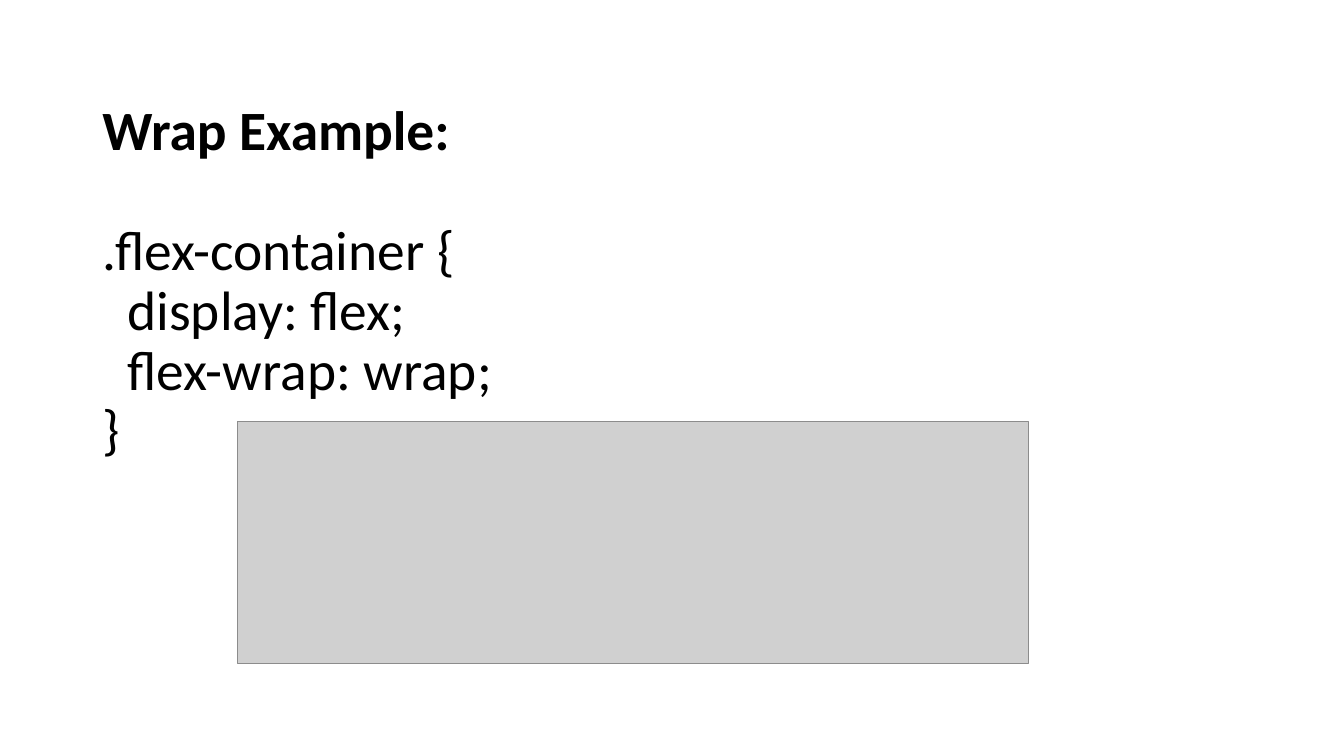
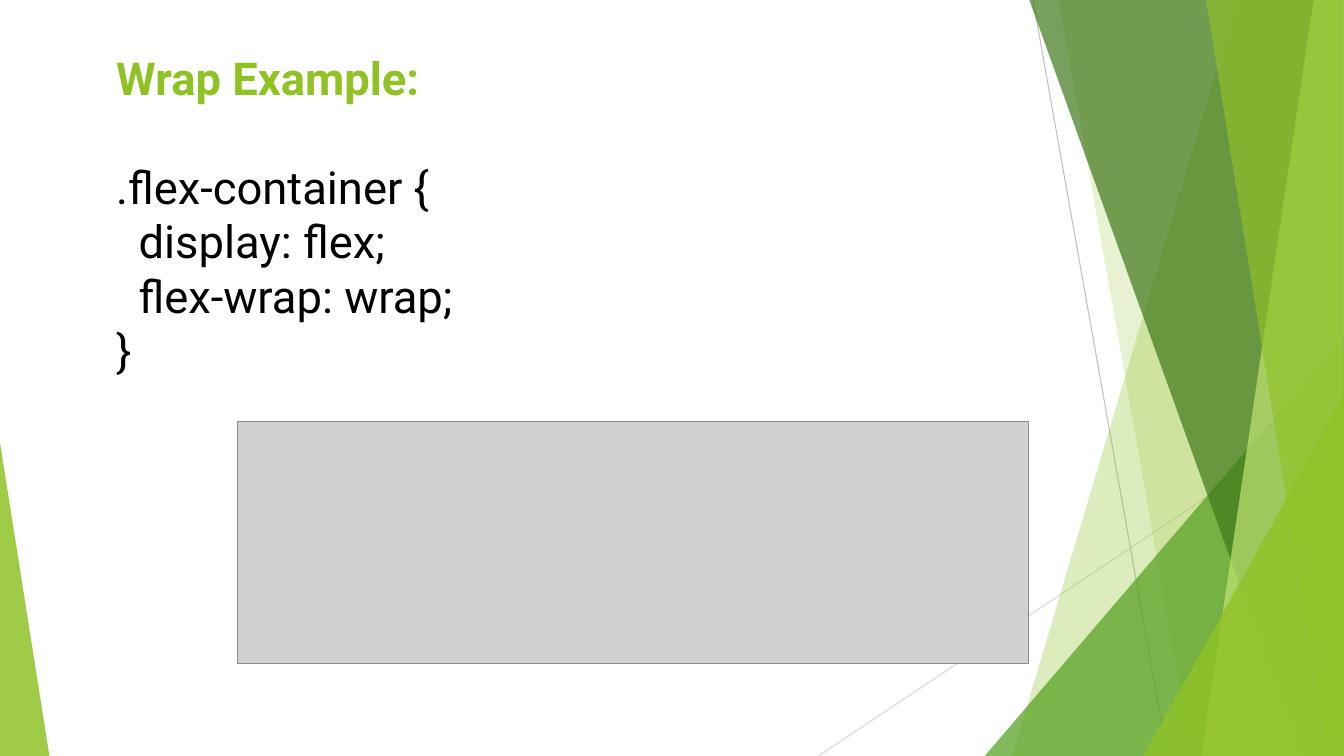
Before and after one commit to joeSuchan/flexboxProject, a slide deck: slide 11 of FlexBox 1D.pptx (slide 10 before the commit). Drawn at 1344x756 pixels with LibreOffice and Linux fonts; fonts in the diff are those of the drawing; grey boxes stand for pictures. Boxes give left, top, right and bottom in pixels: in the first picture for what was removed or moved away, otherwise in the second. Text is boxed around its words. In the diff, an @@ line names an element or a change of style, - is before the commit and + after.

```diff
--- a/FlexBox 1D.pptx
+++ b/FlexBox 1D.pptx
@@ title "Wrap Example: .flex-container { display: ...": place and size @@
-title "Wrap Example: .flex-container { display: ..." at [102, 111, 492, 399]
+title "Wrap Example: .flex-container { display: ..." at [116, 61, 452, 323]
@@ title "Wrap Example: .flex-container { display: ..." at [116, 61, 452, 323]: size 39.6 to 32.4 pt, font Calibri to Roboto; text colour #000000 to #90C226 in "Wrap Example:"; line spacing 0.9 to 1; vertical alignment middle to top @@
@@ group added at [0, 0, 1344, 756]: 5 freeform shapes, 3 triangles, 2 lines @@
```
Also in this commit, not shown: 26 other slides changed, 2 slides added.
